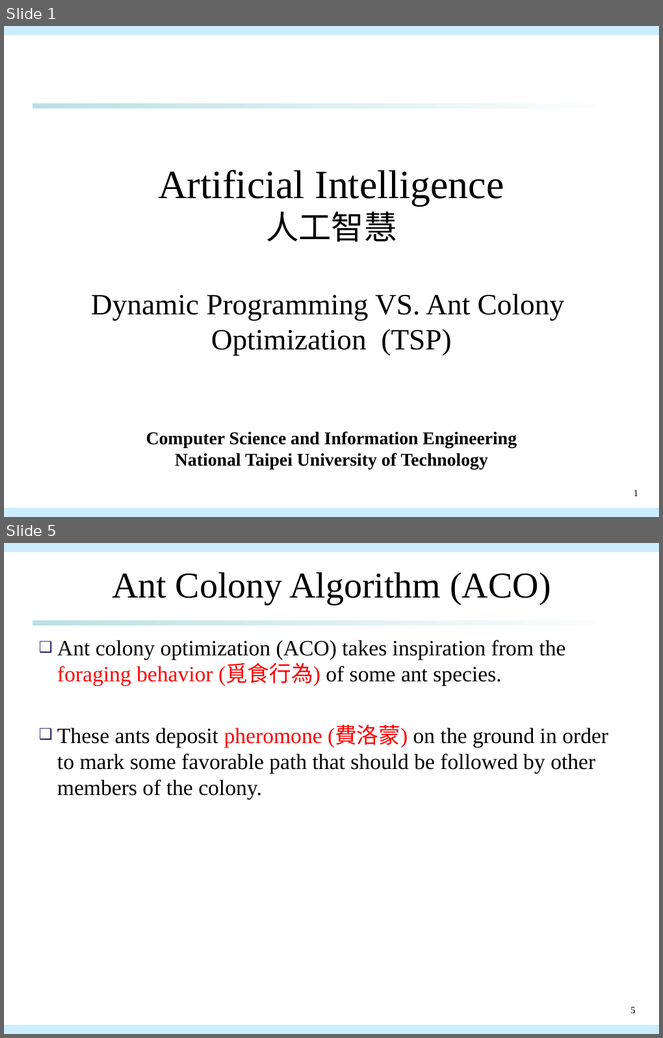
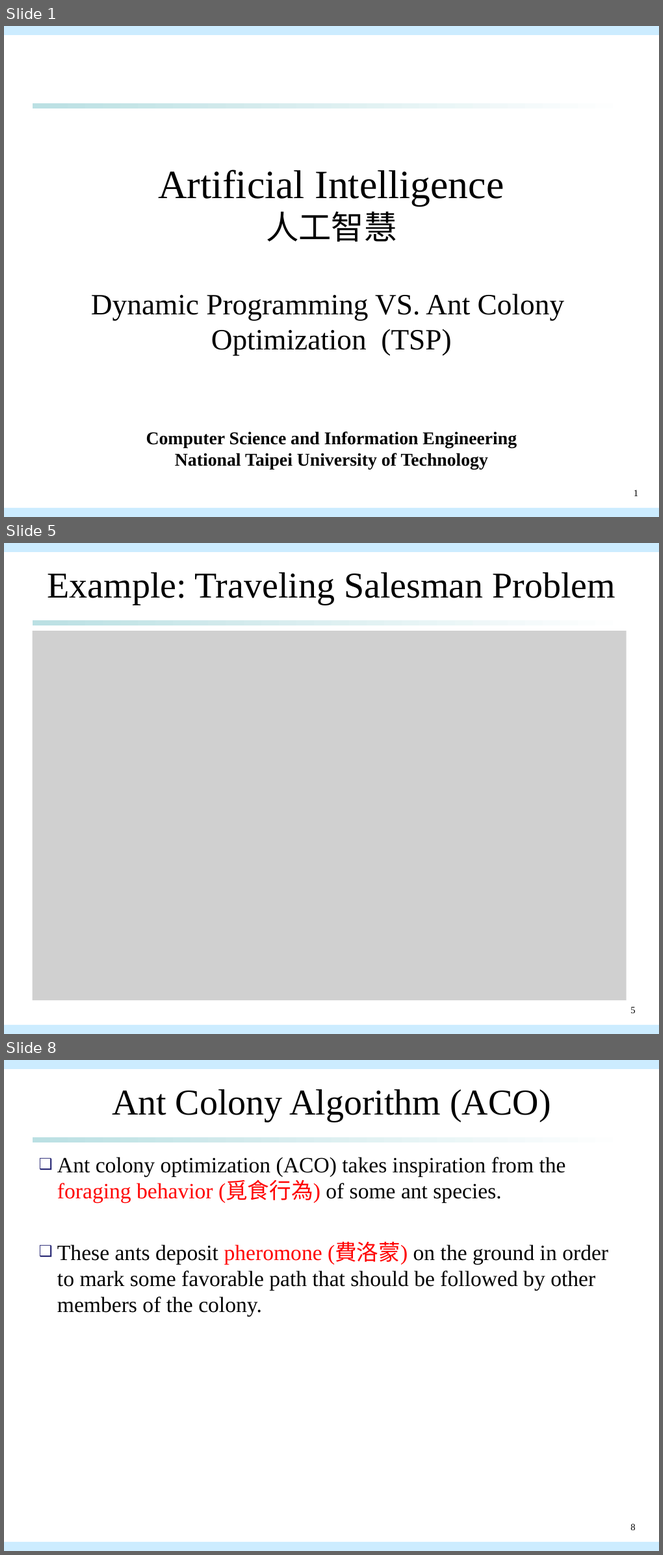
Before and after one commit to qwe8496516/AI_course, a slide deck: AI_presentation/aco_presentation.pptx. Shown one above the other, each under a label of ours: slides 1 and 5 before the commit, slides 1, 5 and 8 after it; the slides between them are not shown. The pictures are 663x1038 and 663x1555 pixels, drawn with LibreOffice and Linux fonts; fonts in the diff are those of the drawing; grey boxes stand for pictures. Boxes give left, top, right and bottom in pixels: in the first picture for what was removed or moved away, otherwise in the second. Text is boxed around its words. In the diff, an @@ line names an element or a change of style, - is before the commit and + after.

```diff
--- a/AI_presentation/aco_presentation.pptx
+++ b/AI_presentation/aco_presentation.pptx
@@ slide 5 added at [4, 543, 659, 1034], background #FFFFFF; not listed: 3 template elements that a slide beside it also shows @@
@@ title added at [48, 572, 616, 605], 40 pt, text #000000 @@
+Example: Traveling Salesman Problem
@@ picture added at [32, 631, 627, 1001] @@
@@ page number added at [631, 1007, 635, 1014], 10.5 pt, text #000000 @@
+5
@@ what was slide 5 is now slide 8 @@
@@ page number at [631, 1524, 635, 1531]: text changed @@
-5
+8
```
Also in this commit, not shown: 7 slides changed, 7 other slides added, 1 other file.
